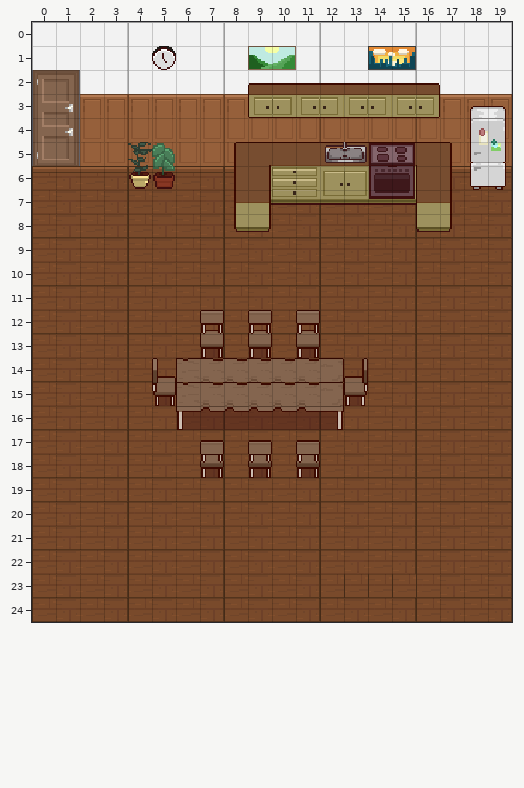
Two versions of a level (Tiled map, assets/kitchen.tmx). The first picture shows the starting point.
Cells are 16x16 px. Shown: x 0..19, y 0..24.
After:
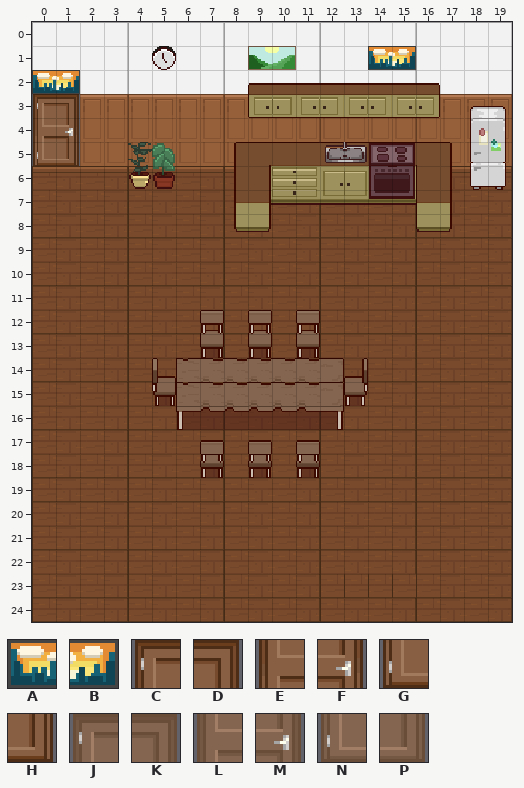
Key: from "decorations": A 55, B 56; from "door": C 53, D 54, E 99, F 100, G 145, H 146; from "door_LRK": J 283, K 284, L 329, M 330, N 375, P 376.
_ is an empty cell.
From old to new:
{"where": "layer \"Decor\""}
{"y":2,"x":0,"old":"__","new":"AB"}
{"where": "layer \"Door_img\""}
{"y":2,"x":0,"old":"JK","new":"__"}
{"y":3,"x":0,"old":"LM","new":"CD"}
{"y":4,"x":0,"old":"LM","new":"EF"}
{"y":5,"x":0,"old":"NP","new":"GH"}
{"label":"changed","picture_box":[32,70,80,166]}
